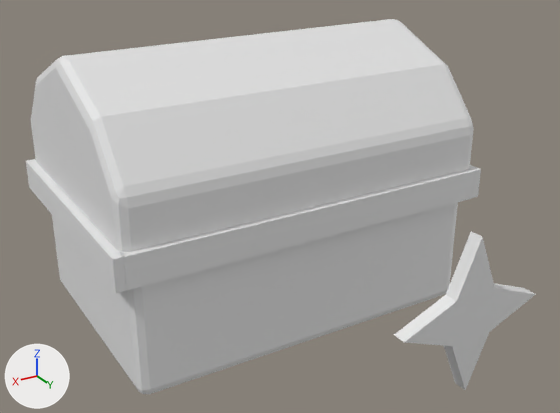
Renders of the Blender file obj_chest_melissaLiao_01.blend from each side of a commit.
One viewpoint serves both versions: a camera (50 mm lens) standing at (7.76, 14.2, 7.52) and looking at (0.39, 1.91, 1.37). The lights are fixed; the arrows at lower left show +X, +Y and +Z. The older version comes first.

Script lines for the objects in view, before the commit:
```python
me_circle = bpy.data.meshes.new('Circle')
me_circle.from_pydata(...)  # 16 vertices, 10 faces; spans x -0.95..0.95, y -0.95..0.95, z 0.0..0.24
me_cube_002 = bpy.data.meshes.new('Cube.002')
me_cube_002.from_pydata(...)  # 27 vertices, 20 faces; spans x -4.03..4.03, y -2.8..2.74, z 1.02..4.47
me_cube_003 = bpy.data.meshes.new('Cube.003')
me_cube_003.from_pydata(...)  # a box spanning x -3.94..4.02, y 2.66..2.87, z 0.96..1.6
me_cube_004 = bpy.data.meshes.new('Cube.004')
me_cube_004.from_pydata(...)  # a box spanning x 4.0..4.21, y -2.79..2.86, z 0.96..1.6
ob_chest = bpy.data.objects.new('Chest', me_cube_002)
ob_chest.location = (0.0, 0.0, 0.0)
_m = ob_chest.modifiers.new('Solidify', 'SOLIDIFY')
_m.thickness = 0.4
_m.use_even_offset = True
_m = ob_chest.modifiers.new('Bevel', 'BEVEL')
_m.width = 0.5
_m.width_pct = 0.5
_m.segments = 2
ob_circle = bpy.data.objects.new('Circle', me_circle)
ob_circle.location = (0.0, 6.97, 1.32)
ob_circle.rotation_euler = (1.571, -0.784, 0.0)  # degrees (90, -45, 0)
ob_cube = bpy.data.objects.new('Cube', me_cube_003)
ob_cube.location = (0.0, 0.0, 0.0)
ob_cube_001 = bpy.data.objects.new('Cube.001', me_cube_004)
ob_cube_001.location = (0.0, 0.0, 0.0)
# also in view: 'Lid' at (0.0, 0.0, 0.0)
```
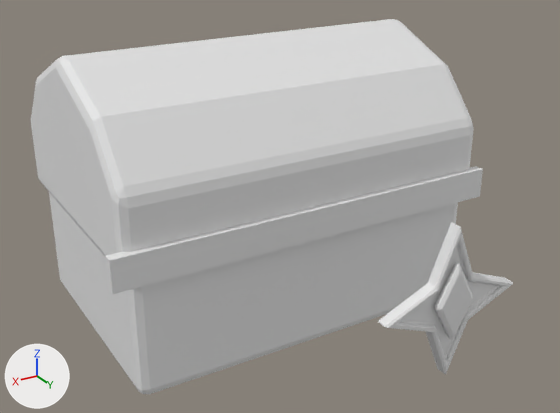
What differs and where, as boxes [x1, y1, x2, y2] in the pictures (560 x 413 px):
'Circle', deleted: before [394, 231, 536, 390]
'Lock Emblem', added: after [378, 223, 513, 374]
'Cube.001', deleted: before [26, 159, 126, 293]
part 1 of me_cube_002, cut back: before [35, 155, 470, 252]; after [35, 155, 470, 256]

Diff of the bpy script that builds the scene:
```diff
--- a/obj_chest_melissaLiao_01.blend.py
+++ b/obj_chest_melissaLiao_01.blend.py
@@ me_cube_002 @@
 # used by ob_chest; location = (0.0, 0.0, 0.0)
-me_cube_002.from_pydata(...)  # 27 vertices, 20 faces; spans x -4.03..4.03, y -2.8..2.74, z 1.02..4.47
+me_cube_002.from_pydata(...)  # 234 vertices, 232 faces; spans x -4.03..4.03, y -2.8..2.74, z 1.02..4.42
+# me_cube_002 part 1: 25 vertices removed from x -4.03..4.03, y -2.8..2.74, z 1.02..4.47; 232 vertices added at x -4.03..4.03, y -2.8..2.74, z 1.02..4.42
@@ me_circle_1 @@
+me_circle_1.from_pydata(...)  # 50 vertices, 34 faces; spans x -0.95..0.95, y -0.95..0.95, z -0.09..0.24
@@ ob_chest @@
 ob_chest.location = (0.0, 0.0, 0.0)
-_m = ob_chest.modifiers.new('Solidify', 'SOLIDIFY')
-_m.thickness = 0.4
-_m.use_even_offset = True
-_m = ob_chest.modifiers.new('Bevel', 'BEVEL')
-_m.width = 0.5
-_m.width_pct = 0.5
-_m.segments = 2
@@ ob_circle @@
-ob_circle = bpy.data.objects.new('Circle', me_circle)
-ob_circle.location = (0.0, 6.97, 1.32)
-ob_circle.rotation_euler = (1.571, -0.784, 0.0)  # degrees (90, -45, 0)
@@ ob_cube_001 @@
-ob_cube_001 = bpy.data.objects.new('Cube.001', me_cube_004)
-ob_cube_001.location = (0.0, 0.0, 0.0)
@@ ob_lock_emblem @@
+ob_lock_emblem = bpy.data.objects.new('Lock Emblem', me_circle_1)
+ob_lock_emblem.location = (0.0, 6.54, 1.32)
+ob_lock_emblem.rotation_euler = (1.571, -0.784, 0.0)  # degrees (90, -45, 0)
+_m = ob_lock_emblem.modifiers.new('Bevel', 'BEVEL')
```
